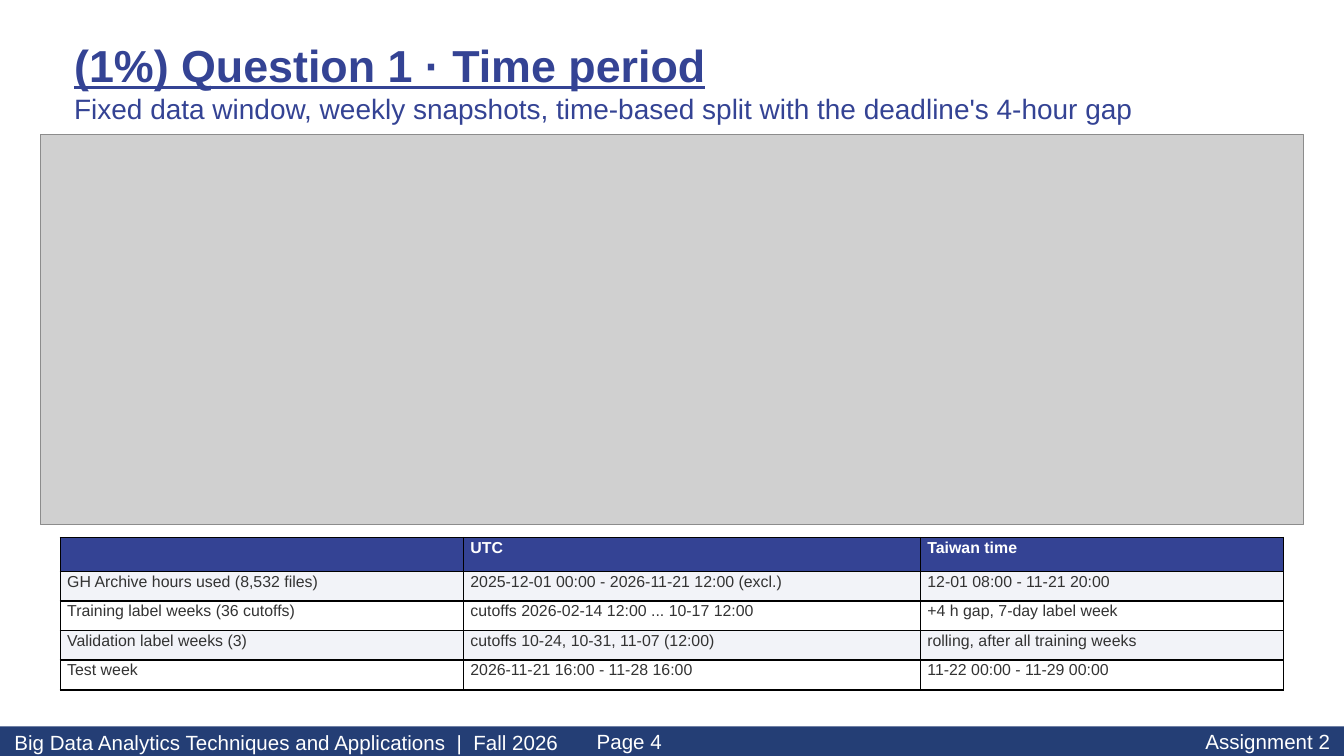
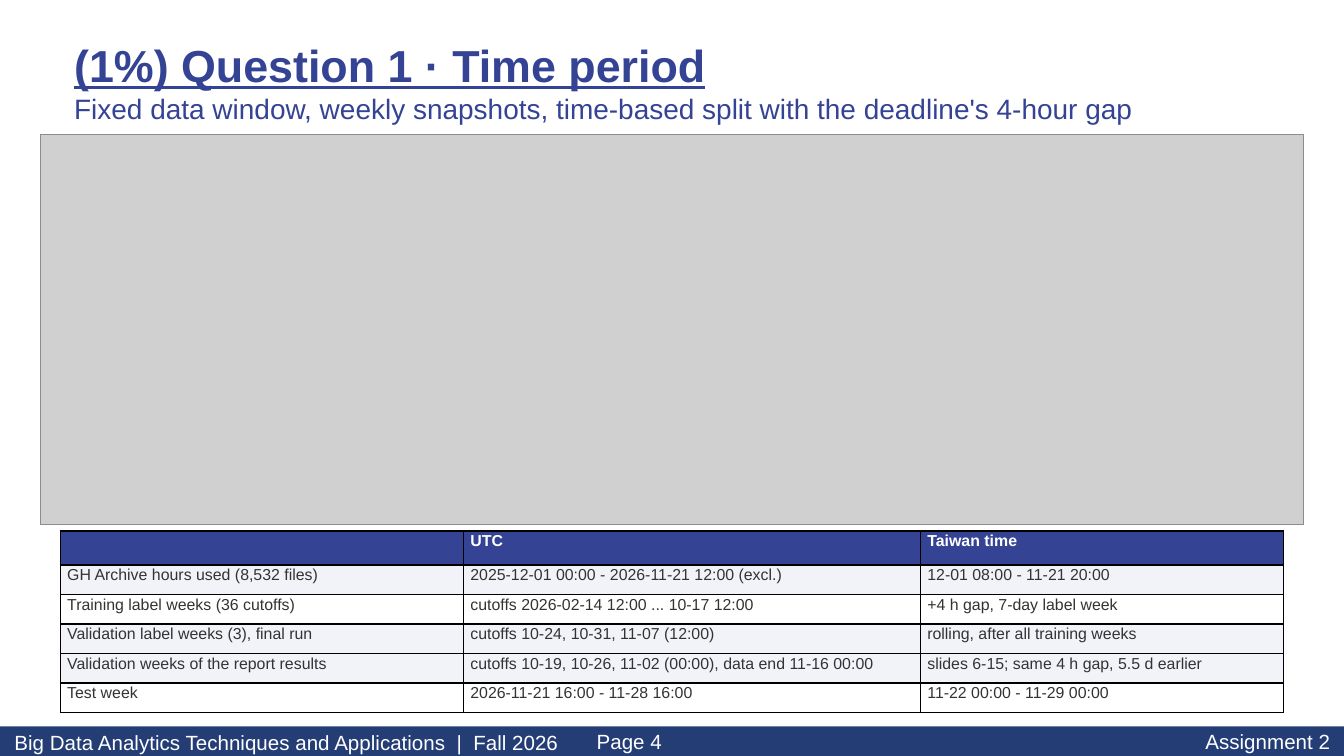
Before and after one commit to hsinyumg13-oss/BigData2026-Assignment2, a slide deck: slide 4 of slides/Asg2_113701031.pptx. Drawn at 1344x756 pixels with LibreOffice and Linux fonts; fonts in the diff are those of the drawing; grey boxes stand for pictures. Boxes give left, top, right and bottom in pixels: in the first picture for what was removed or moved away, otherwise in the second. Text is boxed around its words. In the diff, an @@ line names an element or a change of style, - is before the commit and + after.

```diff
--- a/slides/Asg2_113701031.pptx
+++ b/slides/Asg2_113701031.pptx
@@ table at (60, 531, 1284, 708) @@
-row 4: Validation label weeks (3) | cutoffs 10-24, 10-31, 11-07 (12:00) | rolling, after all training weeks
+row 4: Validation label weeks (3), final run | cutoffs 10-24, 10-31, 11-07 (12:00) | rolling, after all training weeks
+row 5: Validation weeks of the report results | cutoffs 10-19, 10-26, 11-02 (00:00), data end 11-16 00:00 | slides 6-15; same 4 h gap, 5.5 d earlier
@@ table: place and size @@
-table at (60, 538, 1284, 685)
+table at (60, 531, 1284, 708)
```
Also in this commit, not shown: 2 other slides changed, 2 other files.
